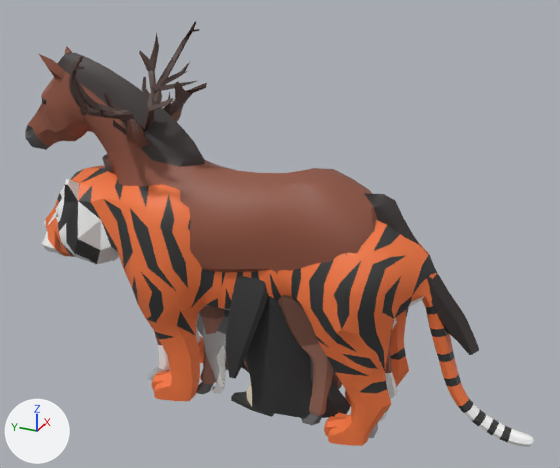
The Blender file Models/blender files/animals_free.blend as it was, and as the next commit left it.
The view is the same before and after, from a camera (50 mm lens) standing at (-3.33, -1.6, 2.68) and looking at (0.04, -0.08, 1.0). The lights are fixed; the arrows at lower left show +X, +Y and +Z. The older version comes first.

Before the edit, the objects in view are built like this:
```python
ob_deer_001 = bpy.data.objects.new('deer_001', me_mesh_045)
ob_deer_001.location = (0.0, 0.0, 0.0)
ob_dog_001 = bpy.data.objects.new('dog_001', me_mesh_042)
ob_dog_001.location = (0.0, 0.0, 0.0)
ob_horse_001 = bpy.data.objects.new('horse_001', me_mesh_041)
ob_horse_001.location = (0.0, 0.0, 0.0)
ob_pinguin_001 = bpy.data.objects.new('pinguin_001', me_mesh_070)
ob_pinguin_001.location = (0.0, 0.0, 0.0)
ob_tiger_001 = bpy.data.objects.new('tiger_001', me_tiger_002)
ob_tiger_001.location = (0.0, 0.0, 0.0)
```
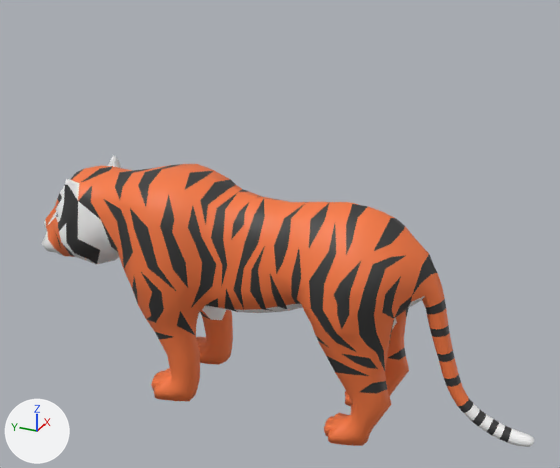
What differs and where, as boxes [x1, y1, x2, y2] in the pictures (560 x 468 px):
'horse_001', hidden (brown): before [25, 46, 479, 438]
'pinguin_001', hidden: before [225, 275, 351, 418]
'deer_001', hidden: before [69, 21, 342, 425]
'dog_001', hidden: before [196, 309, 337, 394]
part 1 of me_tiger_002, shading changed: before [41, 166, 533, 446]; after [41, 155, 533, 446]

Patch to the scene script:
```diff
--- a/Models/blender files/animals_free.blend.py
+++ b/Models/blender files/animals_free.blend.py
@@ me_tiger_002 @@
 me_tiger_002.from_pydata(...)  # 1277 vertices, 1584 faces; spans x -0.36..0.36, y -1.48..1.43, z 0.0..1.28
 # used by ob_tiger_001; location = (0.0, 0.0, 0.0)
+# me_tiger_002 part 1: edges marked sharp go from 1032 to 0
 me_tiger_002.materials.append(mat_material)
@@ ob_horse_001 @@
 ob_horse_001.location = (0.0, 0.0, 0.0)
+ob_horse_001.hide_set(True)  # its collection is switched off
@@ ob_dog_001 @@
 ob_dog_001.location = (0.0, 0.0, 0.0)
+ob_dog_001.hide_set(True)  # its collection is switched off
@@ ob_deer_001 @@
 ob_deer_001.location = (0.0, 0.0, 0.0)
+ob_deer_001.hide_set(True)  # its collection is switched off
@@ ob_pinguin_001 @@
 ob_pinguin_001.location = (0.0, 0.0, 0.0)
+ob_pinguin_001.hide_set(True)  # its collection is switched off
```
